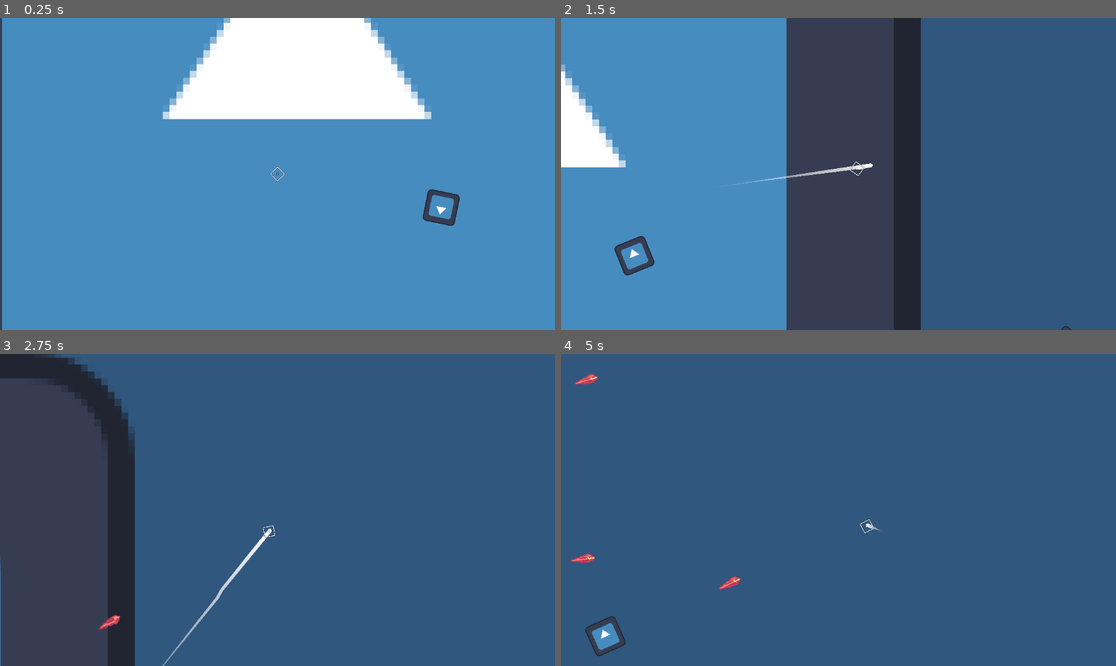
Above: before the commit, frames 1-4 (two rows, left to right).
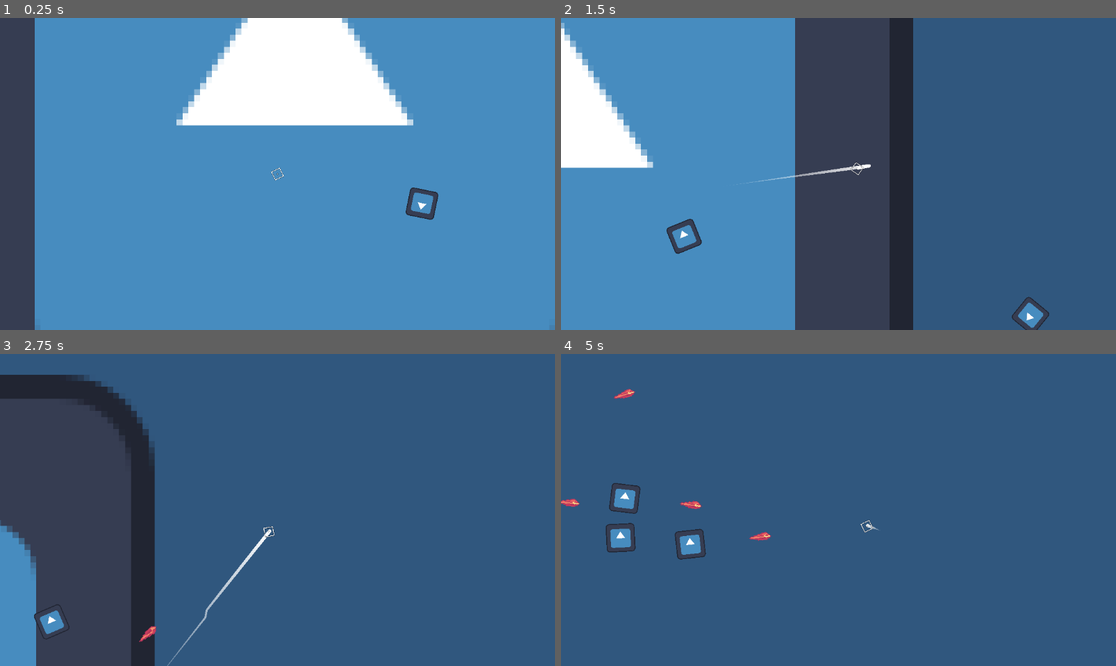
Above: after the commit, the same moments.

Repository: HazarBakir/void_blade
Game: Godot game, scene res://scenes/game_scene.tscn
Same seed, same stepped clock (60 frames per second), same inputs: the game is played once before the commit and once after it. The engine's default icon, where the game draws it, is replaced by a stand-in: a white triangle on a blue panel in a dark square.
Inputs (mouse positions are in pixels of both pictures, inside the frame that each line leads up to):
- Up to frame 1 (0.25 s): no input
- Up to frame 2 (1.5 s): move the mouse to (960, 158) at 0.52 s; press the mouse at (960, 158) at 0.53 s; move the mouse to (727, 189) at 1.27 s; release the mouse at (727, 189) at 1.28 s; click (727, 189) at 1.35 s
- Up to frame 3 (2.75 s): move the mouse to (333, 441) at 2.02 s; press the mouse at (333, 441) at 2.03 s
- Up to frame 4 (5 s): move the mouse to (810, 572) at 2.77 s; release the mouse at (810, 572) at 2.78 s; click (810, 572) at 2.85 s; move the mouse to (1005, 556) at 3.52 s; press the mouse at (1005, 556) at 3.53 s; move the mouse to (672, 463) at 4.27 s; release the mouse at (672, 463) at 4.28 s; click (672, 463) at 4.35 s

The runs differ from the first frame. In frame 1, 10% of the frame differs, in the area x 0-83%, y 0-100%; in frame 2, 7.2%; in frame 3, 11%, in the area x 0-50%, y 0-100%; in frame 4, 2.6%.

Commit message:
set PlayerStats global autoload = true
Project Settings > Global > AutoLoad(Singleton)

Diff:
--- a/Scripts/Player/PlayerStats.gd
+++ b/Scripts/Player/PlayerStats.gd
@@ -1,5 +1,4 @@
-class_name PlayerStats
-extends Resource
+extends Node
 
 signal health_changed(new_health, max_health)
 signal stamina_changed(new_stamina, max_stamina)
@@ -7,10 +6,10 @@
 signal experience_gained(amount)
 
 # Base Stats
-@export var max_health: int = 100
-@export var max_stamina: int = 100
-@export var base_speed: int = 600
-@export var base_damage: int = 10
+var max_health: int = 100
+var max_stamina: int = 100
+var base_speed: int = 600
+var base_damage: int = 10
 
 # Current Stats
 var current_health: int
@@ -23,9 +22,16 @@
 var health_regen: float = 5.0  # per second
 var stamina_regen: float = 20.0  # per second
 
-func _init():
+func _ready():
+	# Initialize stats
 	current_health = max_health
 	current_stamina = max_stamina
+	print("PlayerStats singleton initialized")
+
+func _process(delta):
+	# Auto regeneration every frame
+	regenerate_health(delta)
+	regenerate_stamina(delta)
 
 # Health Management
 func take_damage(amount: int):
@@ -111,3 +117,30 @@
 
 func get_stamina_percentage() -> float:
 	return float(current_stamina) / float(max_stamina)
+
+# Save/Load functions
+func save_data() -> Dictionary:
+	return {
+		"current_health": current_health,
+		"current_stamina": current_stamina,
+		"level": level,
+		"experience": experience,
+		"max_health": max_health,
+		"max_stamina": max_stamina,
+		"base_speed": base_speed,
+		"base_damage": base_damage
+	}
+
+func load_data(data: Dictionary):
+	current_health = data.get("current_health", max_health)
+	current_stamina = data.get("current_stamina", max_stamina)
+	level = data.get("level", 1)
+	experience = data.get("experience", 0)
+	max_health = data.get("max_health", 100)
+	max_stamina = data.get("max_stamina", 100)
+	base_speed = data.get("base_speed", 600)
+	base_damage = data.get("base_damage", 10)
+
+	# Update UI
+	health_changed.emit(current_health, max_health)
+	stamina_changed.emit(current_stamina, max_stamina)
--- a/project.godot
+++ b/project.godot
@@ -14,6 +14,10 @@
 run/main_scene="uid://pektlh5iak8r"
 config/features=PackedStringArray("4.4", "Forward Plus")
 config/icon="res://icon.svg"
+
+[autoload]
+
+player_stats="*res://Scripts/Player/PlayerStats.gd"
 
 [display]
 
--- a/scenes/bullet.tscn
+++ b/scenes/bullet.tscn
@@ -47,7 +47,7 @@
 }]
 
 [sub_resource type="RectangleShape2D" id="RectangleShape2D_y25gk"]
-size = Vector2(9, 6)
+size = Vector2(23, 8)
 
 [node name="Bullet" type="Area2D"]
 script = ExtResource("1_y25gk")
@@ -59,7 +59,7 @@
 frame_progress = 0.29078
 
 [node name="CollisionShape2D" type="CollisionShape2D" parent="."]
-position = Vector2(6.5, 0)
+position = Vector2(2.5, 0)
 shape = SubResource("RectangleShape2D_y25gk")
 
 [node name="Timer" type="Timer" parent="."]
--- a/scenes/player.tscn
+++ b/scenes/player.tscn
@@ -89,7 +89,7 @@
 }]
 
 [sub_resource type="RectangleShape2D" id="RectangleShape2D_dqkch"]
-size = Vector2(6.9262, 7.21023)
+size = Vector2(8.18755, 8.18755)
 
 [sub_resource type="Curve" id="Curve_qhqgy"]
 bake_resolution = 500
@@ -100,7 +100,7 @@
 colors = PackedColorArray(1, 1, 1, 0, 1, 1, 1, 1)
 
 [sub_resource type="CircleShape2D" id="CircleShape2D_qhqgy"]
-radius = 193.933
+radius = 121.277
 
 [sub_resource type="RectangleShape2D" id="RectangleShape2D_qlg0r"]
 size = Vector2(1.05263, 10)
@@ -110,7 +110,7 @@
 script = ExtResource("1_qhqgy")
 
 [node name="Camera2D" type="Camera2D" parent="."]
-zoom = Vector2(1.7, 1.7)
+zoom = Vector2(1.5, 1.5)
 drag_left_margin = 0.1
 drag_top_margin = 0.1
 drag_right_margin = 0.1
@@ -128,7 +128,7 @@
 autoplay = "idle"
 
 [node name="CollisionShape2D" type="CollisionShape2D" parent="."]
-position = Vector2(-0.10042, -0.00201782)
+position = Vector2(-2.19596e-07, 1.33326e-07)
 rotation = 0.785398
 shape = SubResource("RectangleShape2D_dqkch")
 
